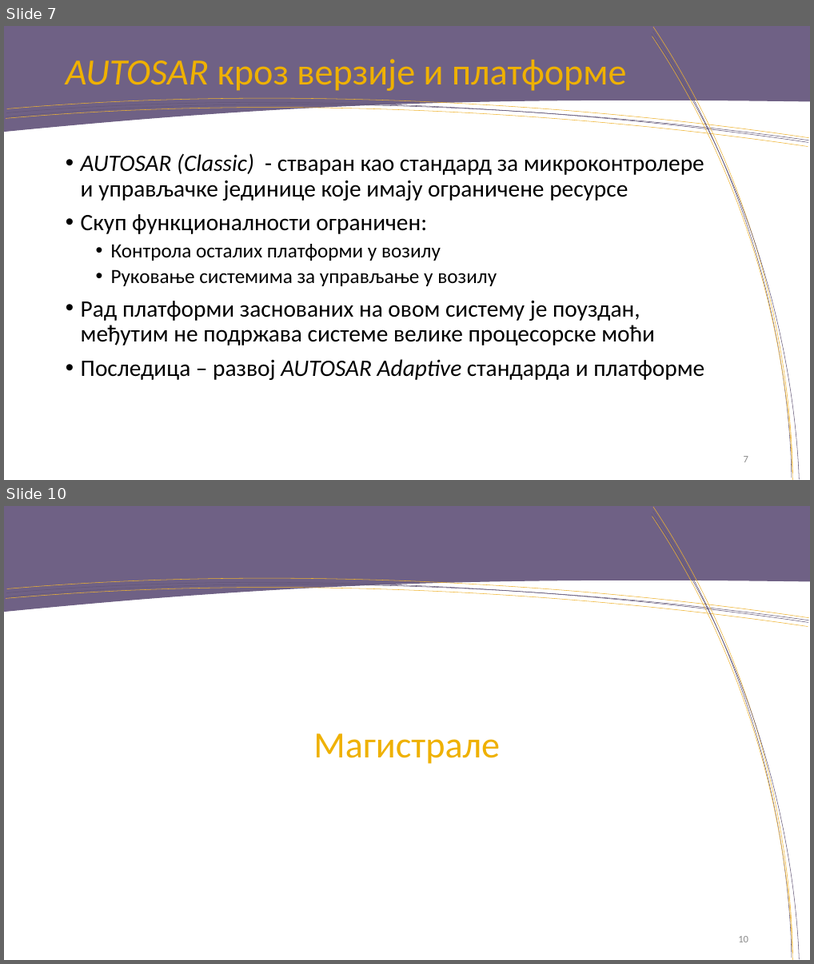
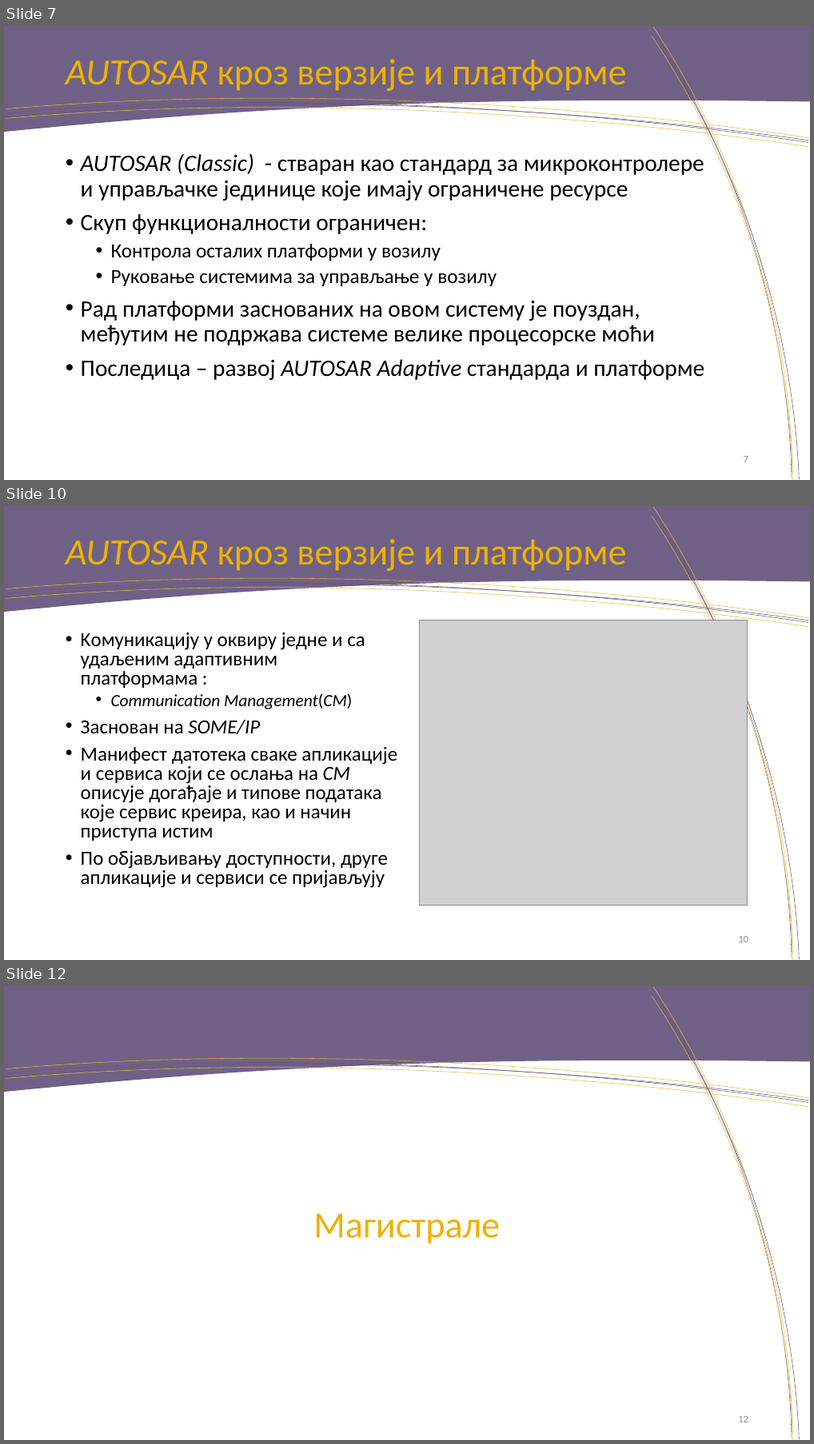
Before and after one commit to rondor1/msc, a slide deck: msc-e28-2018-pres.pptx. Shown one above the other, each under a label of ours: slides 7 and 10 before the commit, slides 7, 10 and 12 after it; the slides between them are not shown. The pictures are 814x964 and 814x1444 pixels, drawn with LibreOffice and Linux fonts; fonts in the diff are those of the drawing; grey boxes stand for pictures; background and template pictures are left out. Boxes give left, top, right and bottom in pixels: in the first picture for what was removed or moved away, otherwise in the second. Text is boxed around its words. In the diff, an @@ line names an element or a change of style, - is before the commit and + after.

```diff
--- a/msc-e28-2018-pres.pptx
+++ b/msc-e28-2018-pres.pptx
@@ slide 10 added at <box>4,506,810,960</box>, background #FFFFFF; not listed: 9 template elements that a slide beside it also shows @@
@@ title added at <box>66,539,627,571</box>, 44 pt, text #EFB100 @@
+AUTOSAR кроз верзије и платформе
@@ picture added at <box>420,620,748,905</box> @@
@@ text added at <box>81,632,398,888</box>, 23.8 pt, text #000000 @@
+• Kомуникацију у оквиру једне и са удаљеним адаптивним платформама :
+  • Communication Management(CM)
+• Заснован на SOME/IP
+• Манифест датотека сваке апликације и сервиса који се ослања на CM описује догађаје и типове података које сервис креира, као и начин приступа истим
+• По објављивању доступности, друге апликације и сервиси се пријављују
@@ page number added at <box>738,936,749,942</box>, 12 pt, text #8C8C8C @@
+10
@@ what was slide 10 is now slide 12 @@
@@ page number at <box>738,1416,749,1422</box>: text changed @@
-10
+12
```
Also in this commit, not shown: 14 slides changed, 1 other slide added, 1 other file.
